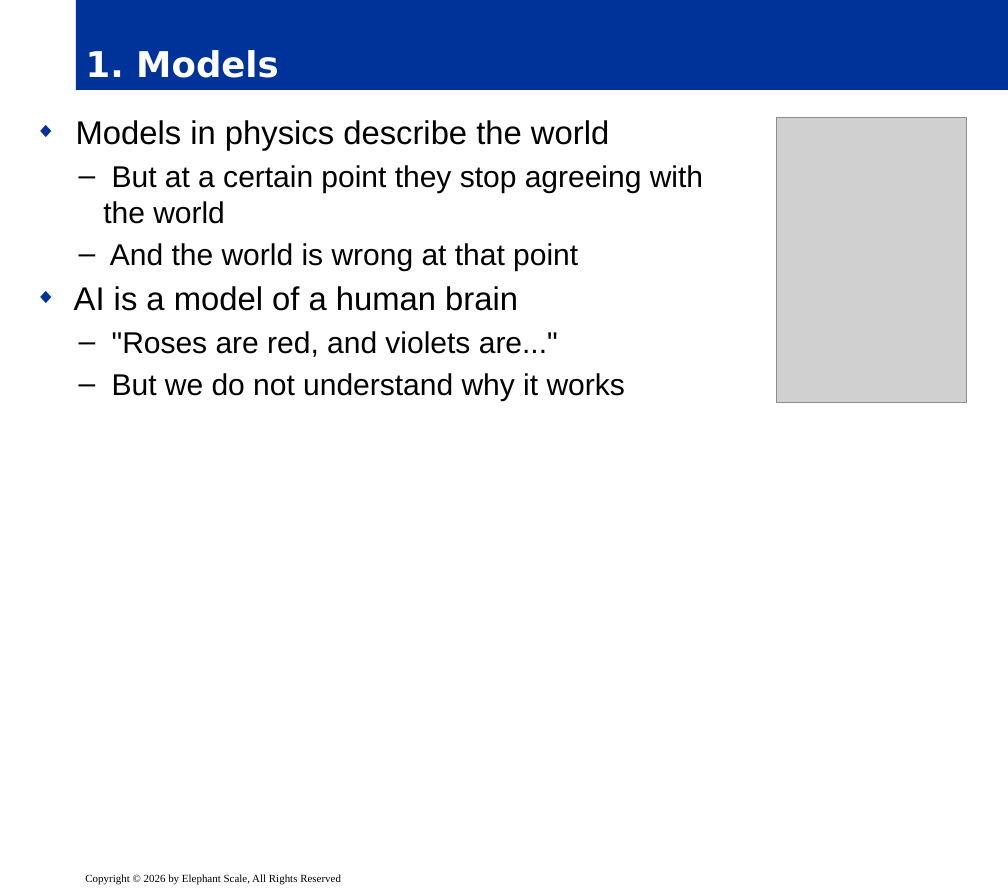
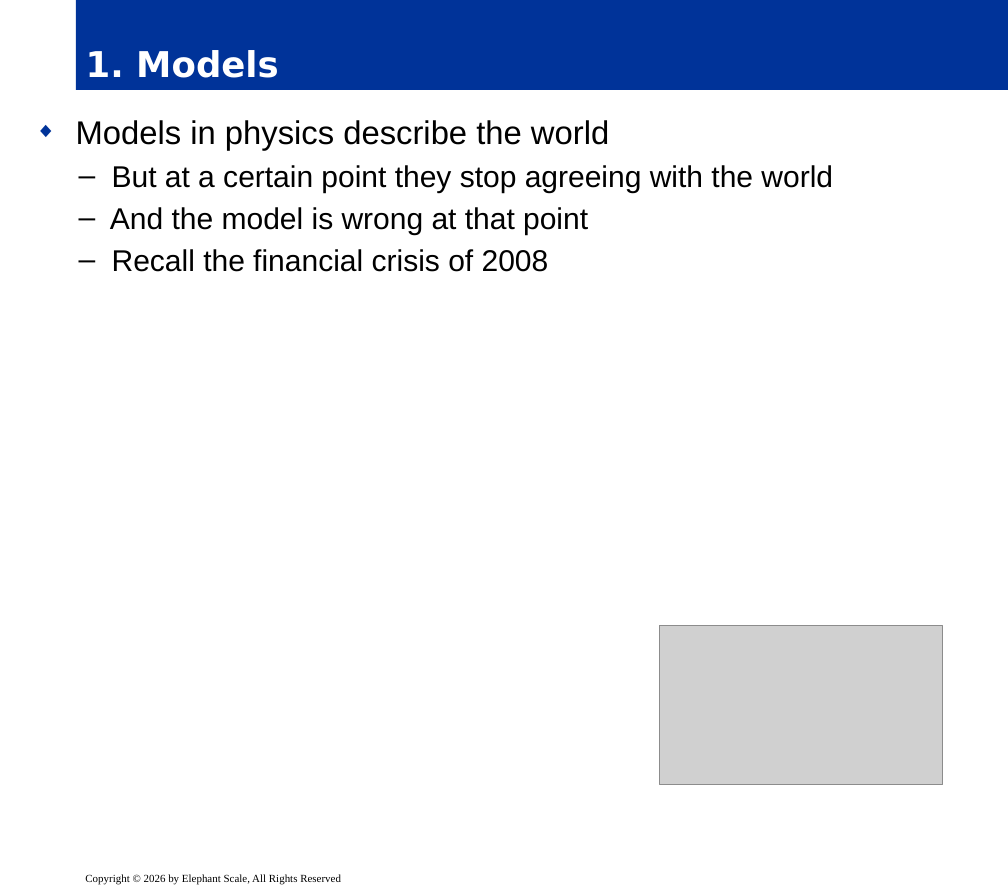
Before and after one commit to elephantscale/OpenAI-labs, a slide deck: slide 3 of 120-eight-questions-on-math-and-AI/slides/release/01__intro.pptx. Drawn at 1008x892 pixels with LibreOffice and Linux fonts; fonts in the diff are those of the drawing; grey boxes stand for pictures; background and template pictures are left out. Boxes give left, top, right and bottom in pixels: in the first picture for what was removed or moved away, otherwise in the second. Text is boxed around its words. In the diff, an @@ line names an element or a change of style, - is before the commit and + after.

```diff
--- a/120-eight-questions-on-math-and-AI/slides/release/01__intro.pptx
+++ b/120-eight-questions-on-math-and-AI/slides/release/01__intro.pptx
@@ picture removed at [777,118,967,403] @@
@@ text at [110,207,588,272]: text changed @@
-  – And the world is wrong at that point
-◆ AI is a model of a human brain
-  – "Roses are red, and violets are..."
-  – But we do not understand why it works
+  – And the model is wrong at that point
+  – Recall the financial crisis of 2008
@@ picture added at [660,626,943,786] @@
```
Also in this commit, not shown: 8 other slides changed, 1 other file.
